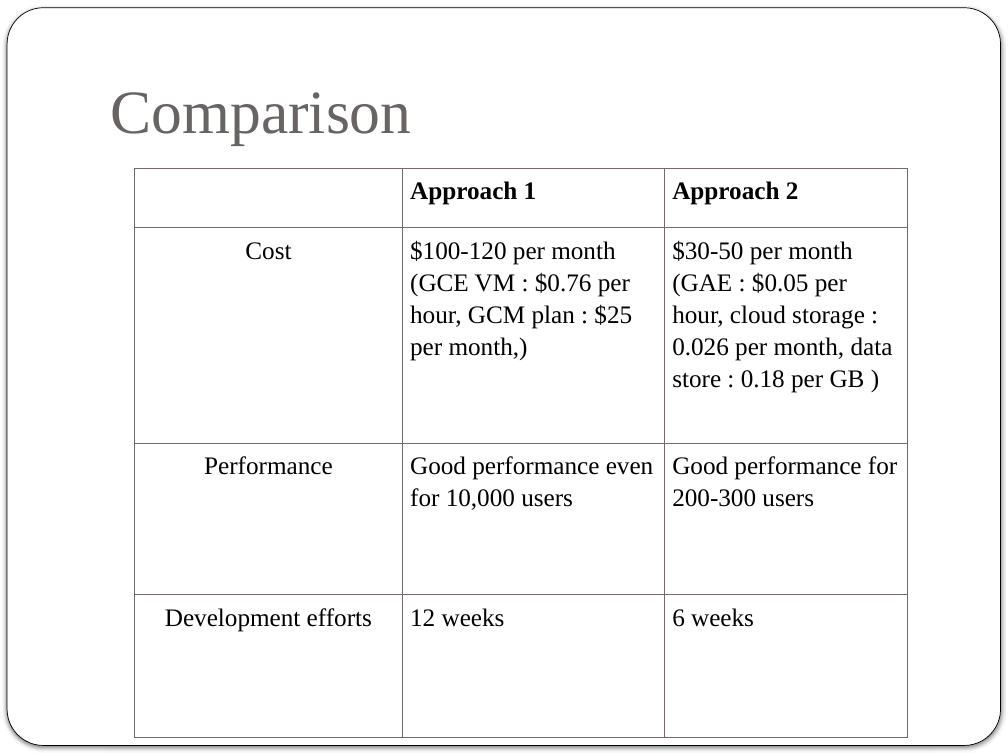
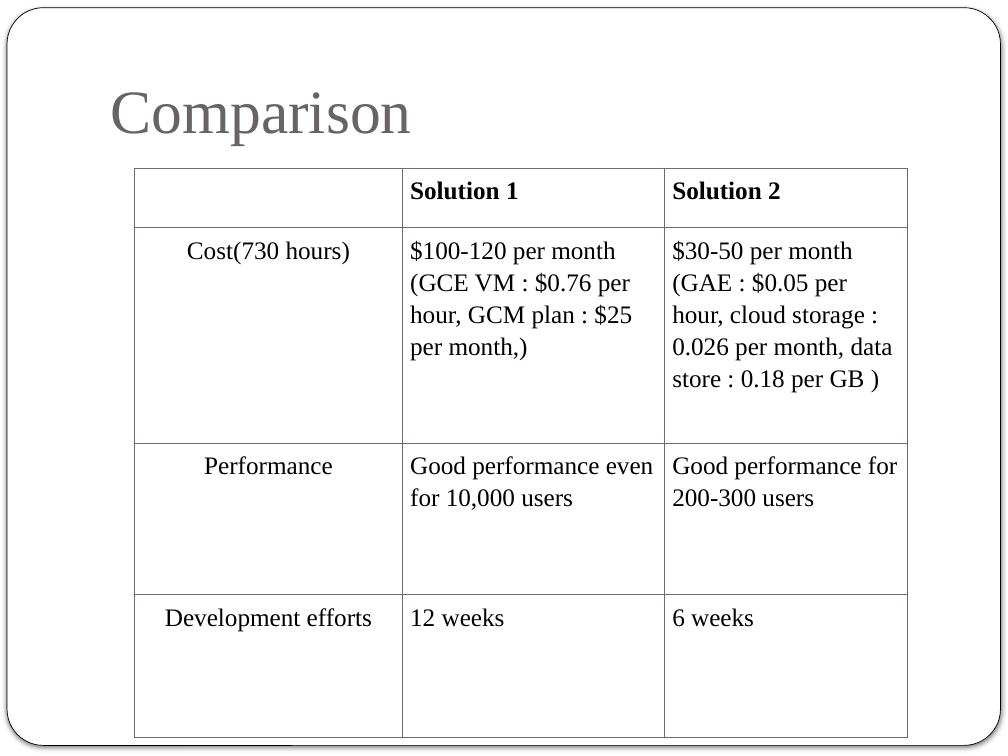
Before and after one commit to shwetaHerlekar/QuoteOfTheDay, a slide deck: slide 6 of documentation/QuoteOftheDay.pptx. Drawn at 1008x756 pixels with LibreOffice and Linux fonts; fonts in the diff are those of the drawing. Boxes give left, top, right and bottom in pixels: in the first picture for what was removed or moved away, otherwise in the second. Text is boxed around its words. In the diff, an @@ line names an element or a change of style, - is before the commit and + after.

```diff
--- a/documentation/QuoteOftheDay.pptx
+++ b/documentation/QuoteOftheDay.pptx
@@ table at (134,168,907,738) @@
-row 1, column 2: Approach 1
+row 1, column 2: Solution 1
-row 1, column 3: Approach 2
+row 1, column 3: Solution 2
-row 2, column 1: Cost
+row 2, column 1: Cost(730 hours)
```
Also in this commit, not shown: 2 other slides changed, 2 other files.
